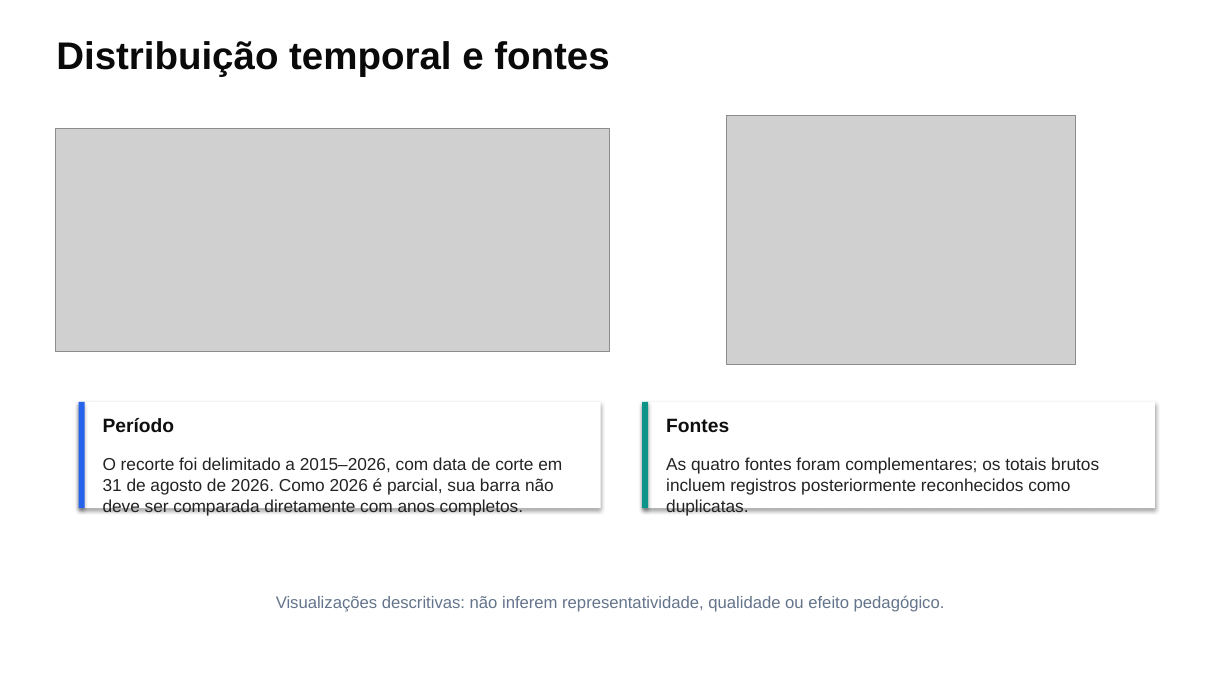
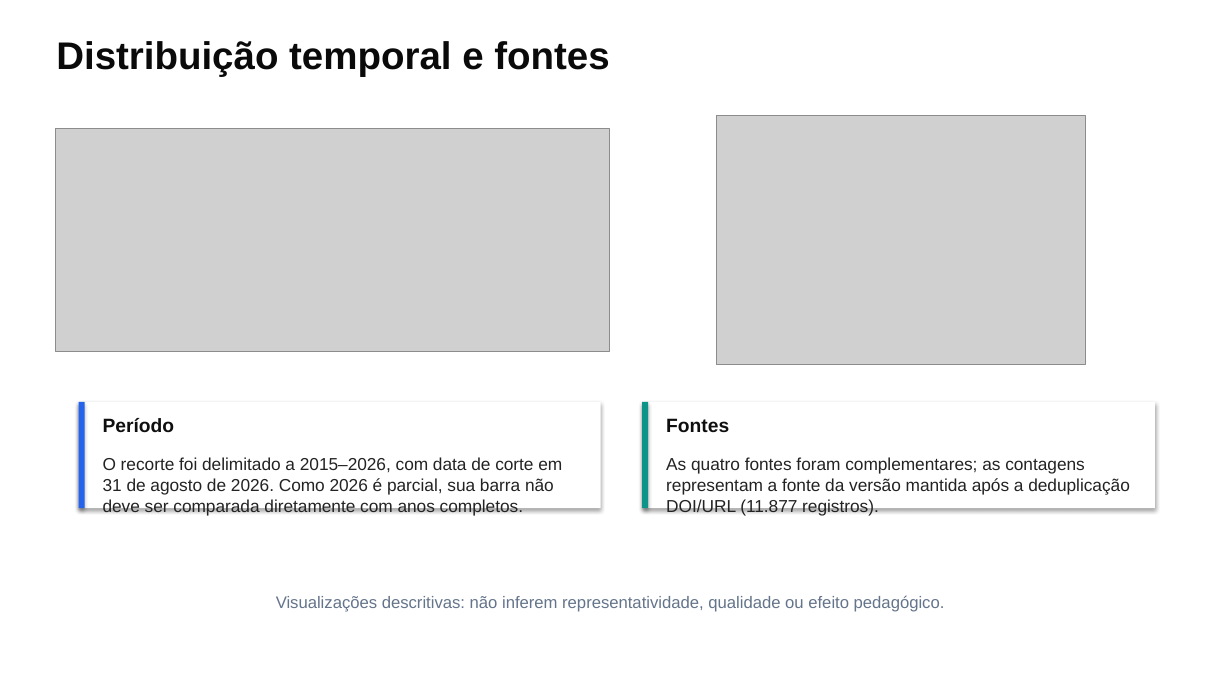
Before and after one commit to thalesfb/ccw, a slide deck: slide 11 of results/tcc/presentation/ensino_personalizado_de_matematica_tcc.pptx. Drawn at 1232x693 pixels with LibreOffice and Linux fonts; fonts in the diff are those of the drawing; grey boxes stand for pictures. Boxes give left, top, right and bottom in pixels: in the first picture for what was removed or moved away, otherwise in the second. Text is boxed around its words. In the diff, an @@ line names an element or a change of style, - is before the commit and + after.

```diff
--- a/results/tcc/presentation/ensino_personalizado_de_matematica_tcc.pptx
+++ b/results/tcc/presentation/ensino_personalizado_de_matematica_tcc.pptx
@@ picture: place and size @@
-picture at bbox=[726, 116, 1076, 365]
+picture at bbox=[716, 116, 1085, 365]
@@ text at bbox=[666, 457, 1130, 516]: text changed @@
-As quatro fontes foram complementares; os totais brutos incluem registros posteriormente reconhecidos como duplicatas.
+As quatro fontes foram complementares; as contagens representam a fonte da versão mantida após a deduplicação DOI/URL (11.877 registros).
```
Also in this commit, not shown: 1 other slide changed, 31 other files.
